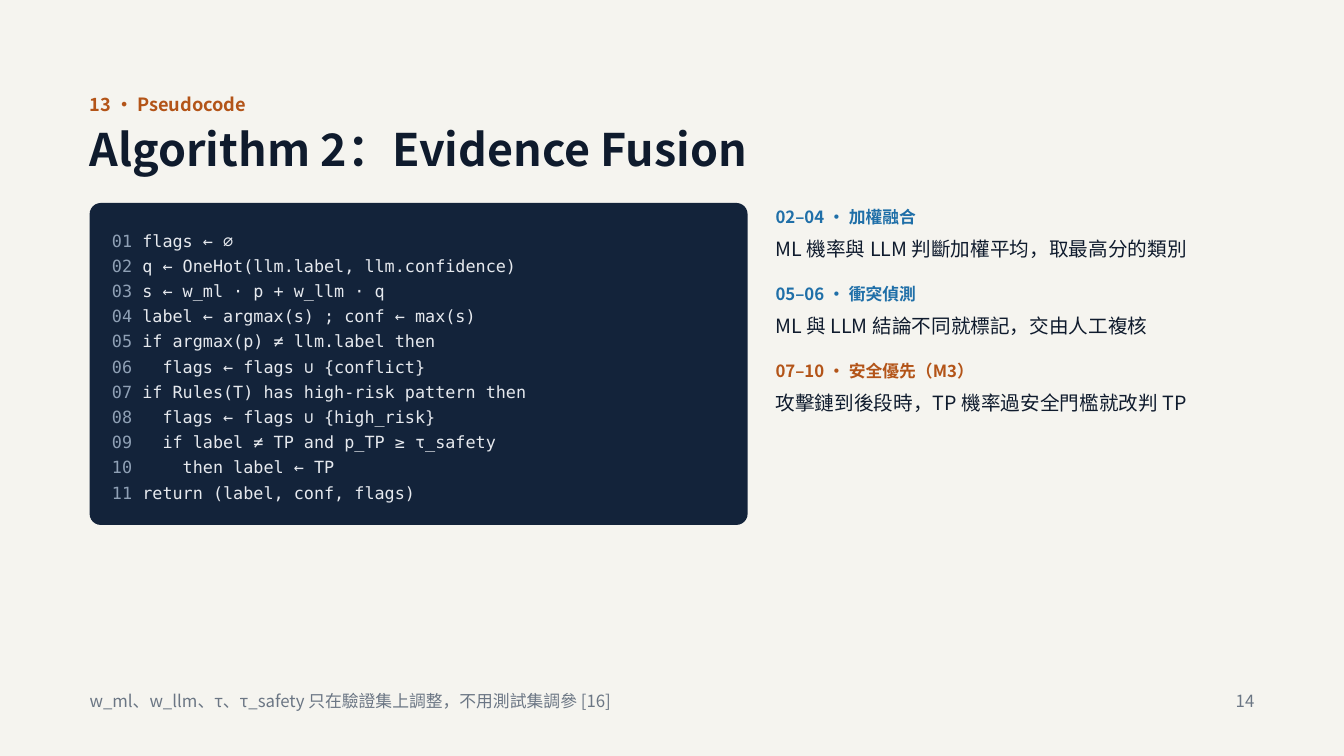
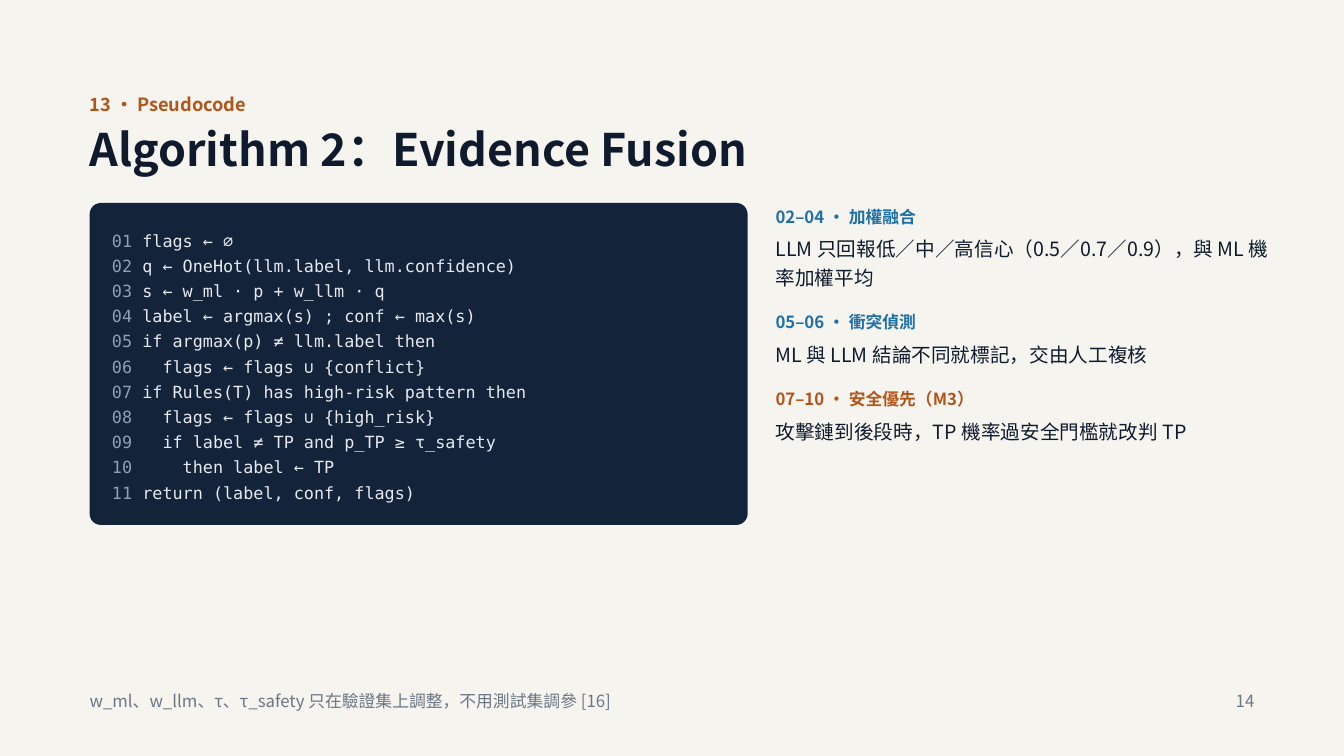
Before and after one commit to jimtaerini/AI_SOC_Analyst_Agent, a slide deck: slide 14 of docs/AI_SOC_Analyst_Agent-Proposal.pptx. Drawn at 1344x756 pixels with LibreOffice and Linux fonts; fonts in the diff are those of the drawing. Boxes give left, top, right and bottom in pixels: in the first picture for what was removed or moved away, otherwise in the second. Text is boxed around its words. In the diff, an @@ line names an element or a change of style, - is before the commit and + after.

```diff
--- a/docs/AI_SOC_Analyst_Agent-Proposal.pptx
+++ b/docs/AI_SOC_Analyst_Agent-Proposal.pptx
@@ text at [776, 239, 1269, 287]: text changed @@
-ML 機率與 LLM 判斷加權平均，取最高分的類別
+LLM 只回報低／中／高信心（0.5／0.7／0.9），與 ML 機率加權平均
@@ 4 texts: place and size @@
-4 texts at [776, 286, 1186, 412]
+4 texts at [776, 314, 1186, 441]
```
Also in this commit, not shown: 8 other slides changed, 1 other file.
